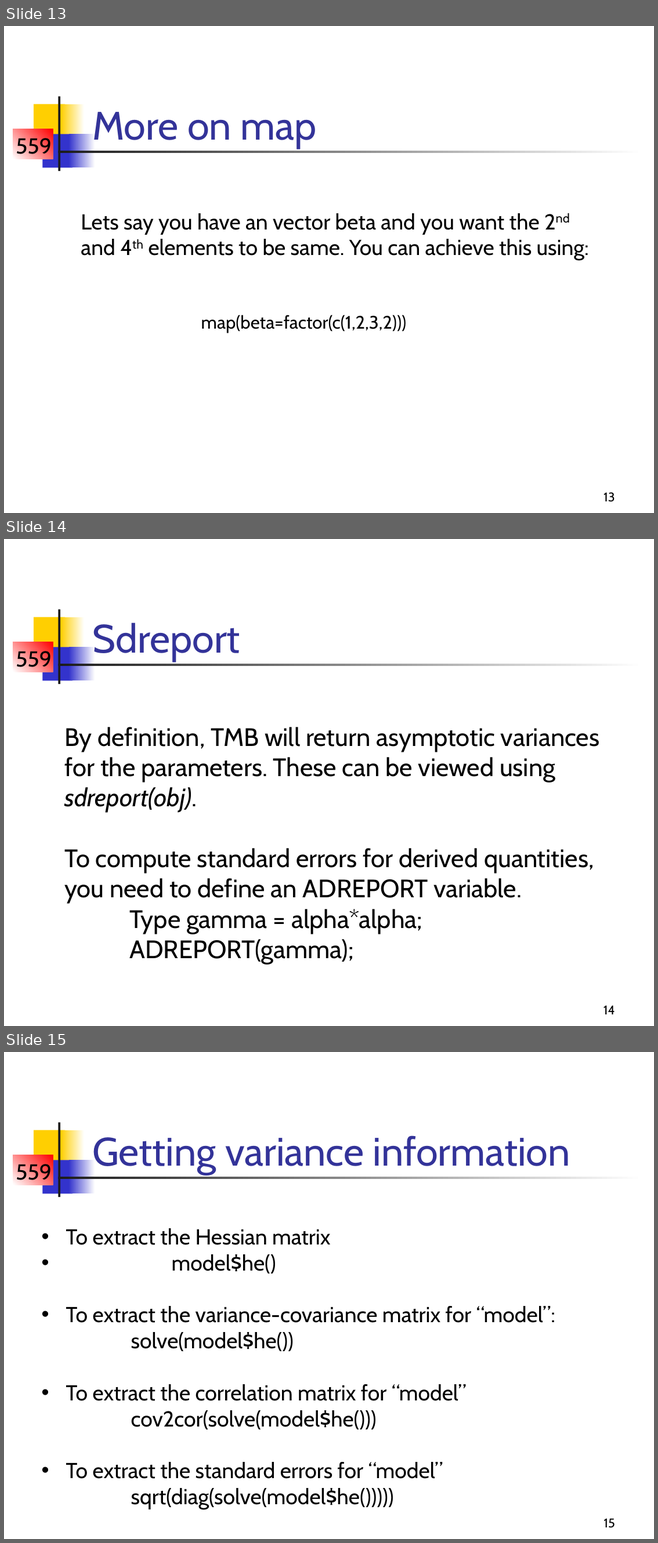
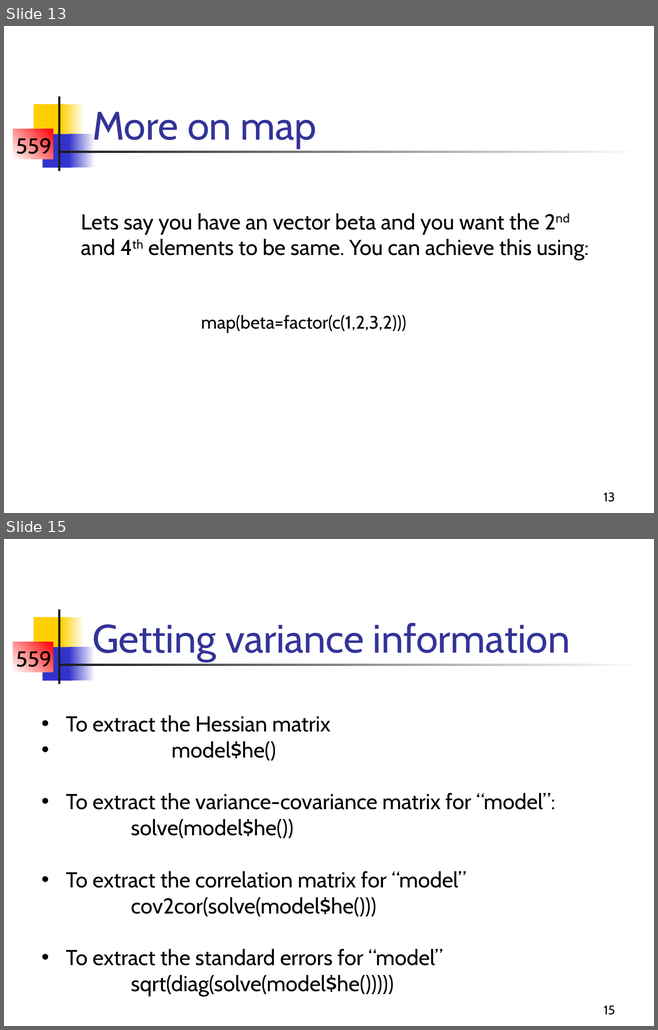
Before and after one commit to LeoUtas/TMB_workshops, a slide deck: tmb_Andre_E_Punt/Day 1/LectB.ppt. Shown one above the other, each under a label of ours: slides 13, 14 and 15 before the commit, slides 13 and 15 after it; the slides between them are not shown. The pictures are 658x1543 and 658x1030 pixels, drawn with LibreOffice and Linux fonts; fonts in the diff are those of the drawing. Boxes give left, top, right and bottom in pixels: in the first picture for what was removed or moved away, otherwise in the second. Text is boxed around its words. In the diff, an @@ line names an element or a change of style, - is before the commit and + after.

```diff
--- a/tmb_Andre_E_Punt/Day 1/LectB.ppt
+++ b/tmb_Andre_E_Punt/Day 1/LectB.ppt
@@ slide 14 removed at (4,539,654,1026), background #FFFFFF; not listed: 8 template elements that a slide beside it also shows @@
@@ title removed at (92,623,240,661) @@
-Sdreport
@@ text removed at (64,727,599,964) @@
-By definition, TMB will return asymptotic variances for the parameters. These can be viewed using sdreport(obj).
-To compute standard errors for derived quantities, you need to define an ADREPORT variable.
-Type gamma = alpha*alpha;
-ADREPORT(gamma);
@@ page number removed at (603,1005,615,1015) @@
-14
```
Also in this commit, not shown: 1 slide added, 16 other files.
